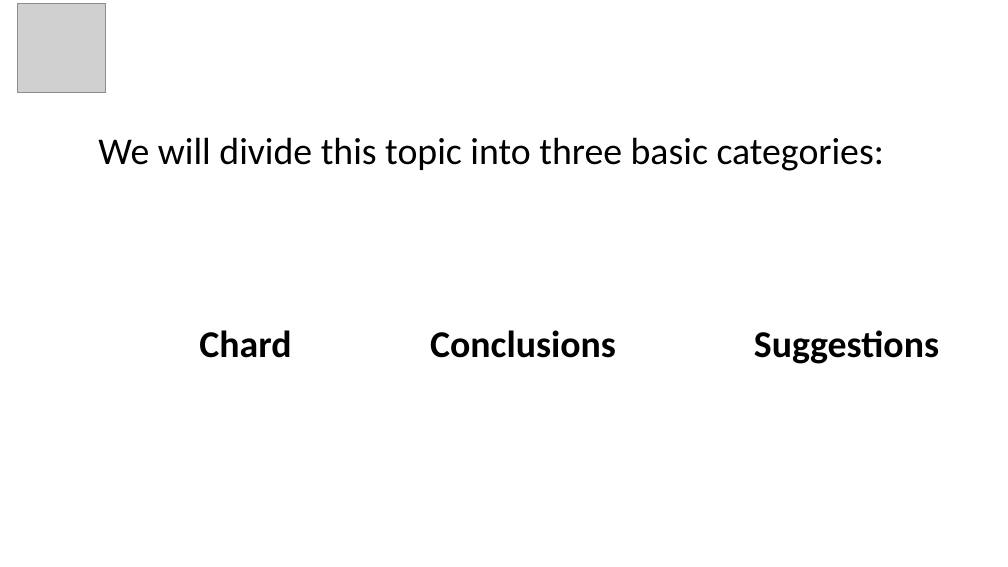
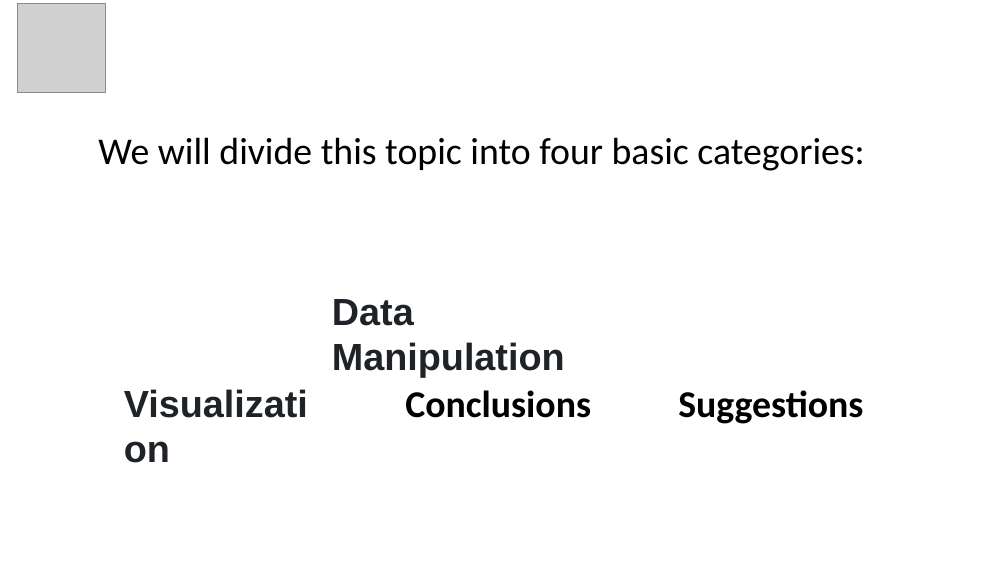
Before and after one commit to O-laksir/PowerBI-Cyclistic-, a slide deck: slide 5 of Cyclistic.pptx (slide 4 before the commit). Drawn at 1008x567 pixels with LibreOffice and Linux fonts; fonts in the diff are those of the drawing; grey boxes stand for pictures. Boxes give left, top, right and bottom in pixels: in the first picture for what was removed or moved away, otherwise in the second. Text is boxed around its words. In the diff, an @@ line names an element or a change of style, - is before the commit and + after.

```diff
--- a/Cyclistic.pptx
+++ b/Cyclistic.pptx
@@ text at box(98, 137, 864, 171): text changed @@
-We will divide this topic into three basic categories:
+We will divide this topic into four basic categories:
@@ text added at box(332, 299, 565, 377), 36 pt, text #1F2328, bold @@
+Data Manipulation
@@ text at box(199, 330, 291, 358): text changed; font Calibri to Arial; text colour #000000 to #1F2328 @@
-Chard
+Visualization
@@ text "Conclusions": place and size @@
-text "Conclusions" at box(430, 330, 616, 358)
+text "Conclusions" at box(405, 390, 591, 418)
@@ text "Suggestions": place and size @@
-text "Suggestions" at box(754, 330, 939, 364)
+text "Suggestions" at box(678, 390, 863, 424)
```
Also in this commit, not shown: 8 other slides changed, 2 slides added.
